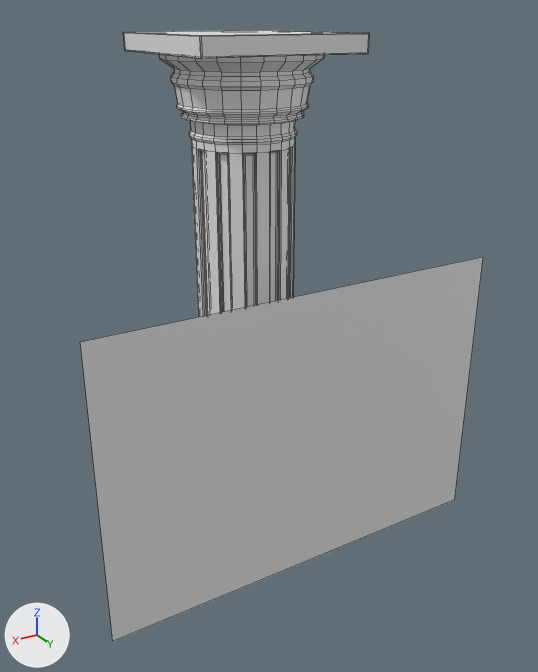
The Blender file bin/data/mesh/column_0001.blend as it was, and as the next commit left it.
Rendered twice from a camera (50 mm lens) standing at (2.14, 3.86, 3.24) and looking at (-0.06, 0.19, 1.4). The lights are fixed; the arrows at lower left show +X, +Y and +Z. The older version comes first. Mesh edges are drawn as thin lines.
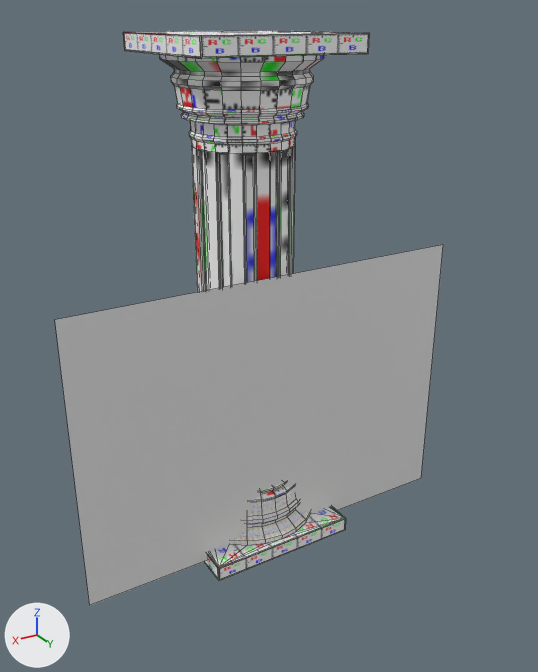
The newer file is also rescaled (x2.0) as a whole; pictures and numbers use the older file's frame.

Patch to the scene script:
```diff
--- a/bin/data/mesh/column_0001.blend.py
+++ b/bin/data/mesh/column_0001.blend.py
@@ img_pbr_default_0_png @@
+img_pbr_default_0_png = load_image('pbr_default_0.png', '../texture/pbr_default_0.png', 32, 32, 'sRGB')
@@ mat_material @@
+mat_material = principled_material('Material')
+mat_material.texture = img_pbr_default_0_png
@@ me_plane @@
 # used by ob_plane; location = (-0.043, 0.676, 0.0)
-me_plane.from_pydata(...)  # 4 vertices, 1 face; spans x -1.3..1.3, y 0.0, z 0.0..1.84
+me_plane.from_pydata(...)  # 4 vertices, 1 face; spans x -1.28..1.32, y -0.34, z 0.0..1.84
+# me_plane part 1: the whole mesh is moved by (0.02, -0.34, 0.0)
 me_plane.materials.append(mat_columnref)
@@ me_cube_001 @@
 # used by ob_cube_001; location = (0.0, 0.0, 0.0)
-me_cube_001.from_pydata(...)  # 1216 vertices, 1244 faces; spans x -0.49..0.49, y -0.49..0.49, z -0.05..3.15
+me_cube_001.from_pydata(...)  # 1216 vertices, 1242 faces; spans x -0.49..0.49, y -0.49..0.49, z -0.05..3.15
+# me_cube_001 part 2: 1193 kept faces spanning x -0.49..0.49, y -0.49..0.49, z -0.05..3.15 get new texture (UV) coordinates
+# me_cube_001 part 3: 1242 faces spanning x -0.49..0.49, y -0.49..0.49, z -0.05..3.15 switch from no material to mat_material (picture img_pbr_default_0_png)
+# edits to the shape of me_cube_001 do not show in these pictures
```

Pixel boxes (x1, y1, x2, y2) of what changed, in the pictures (538 x 672 px):
'Plane', mesh moved: before (80, 257, 483, 641); after (55, 245, 443, 605)
'Cube.001', reshaped: before (124, 30, 370, 317); after (124, 30, 370, 581)
part 2 of me_cube_001, surface changed: before (124, 30, 369, 317); after (124, 30, 369, 580)
part 3 of me_cube_001, recoloured: before (124, 30, 370, 317); after (124, 30, 370, 581)
